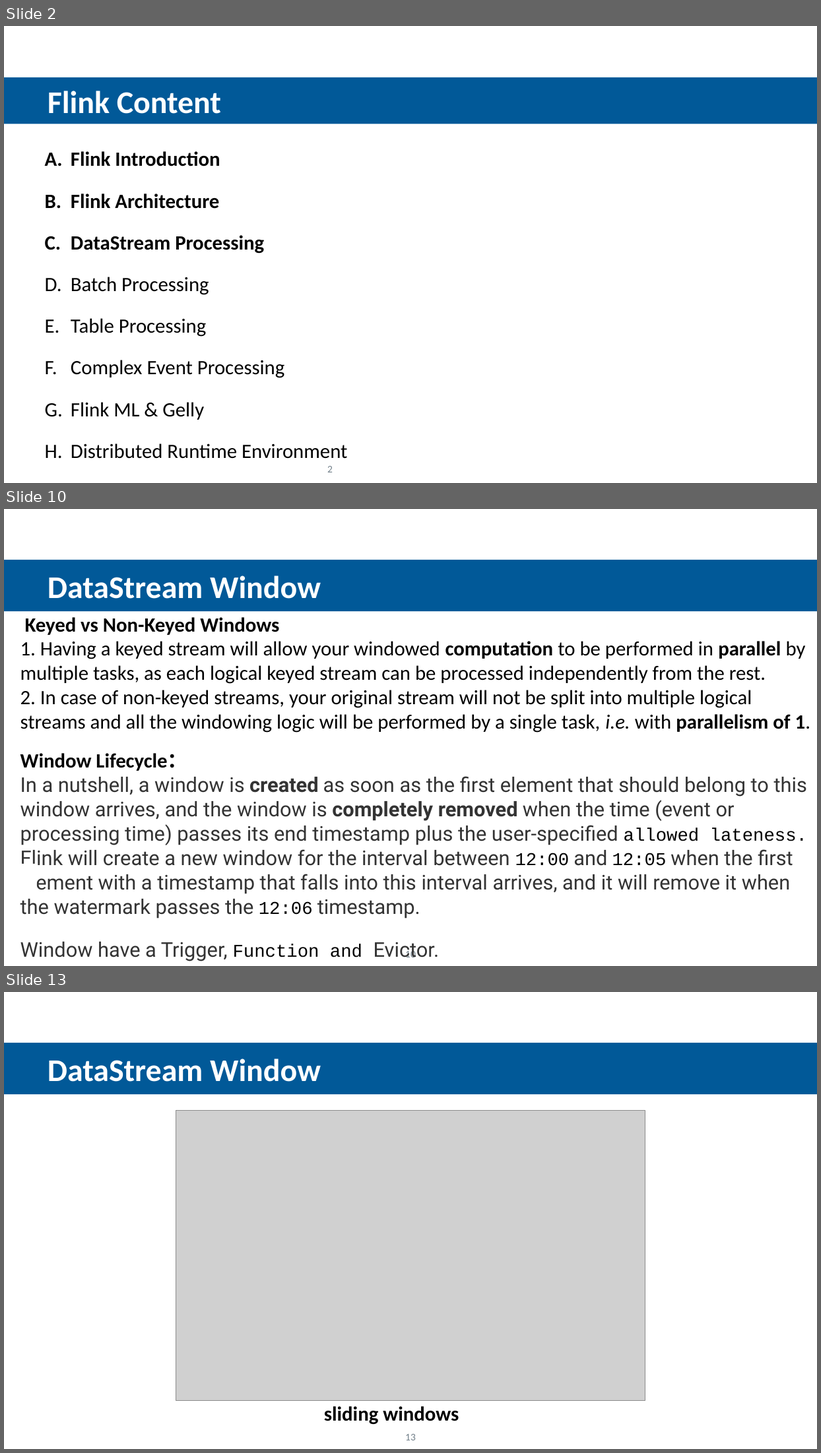
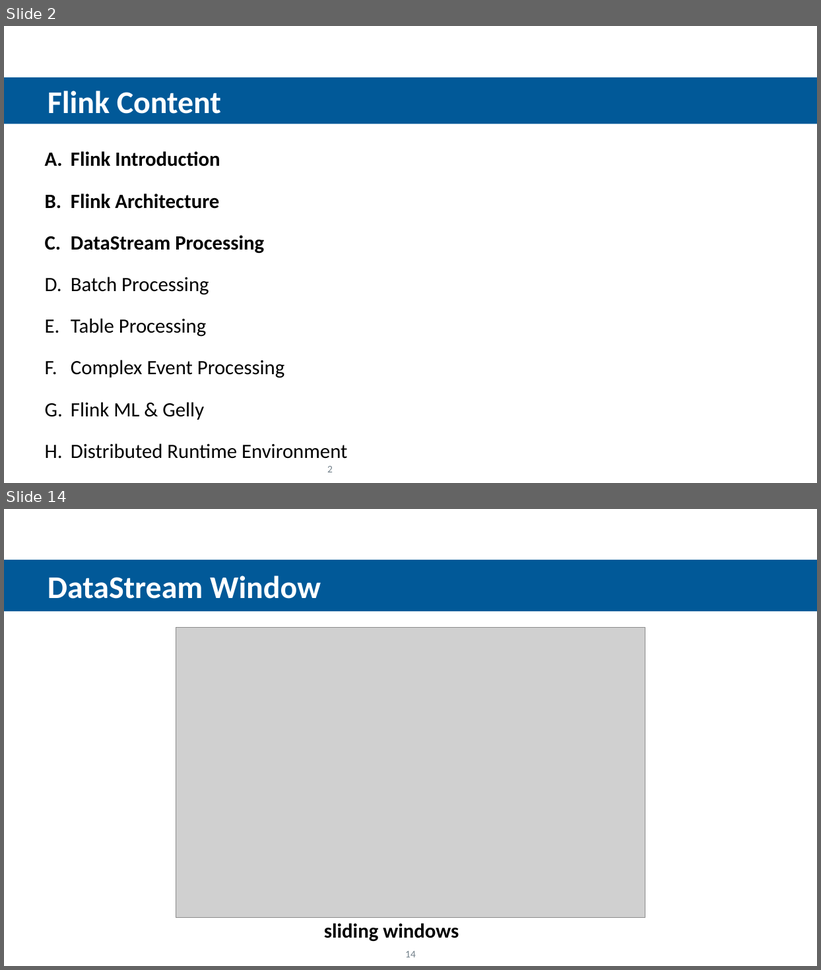
Before and after one commit to feiniaoyuyu/com-my-flink-java, a slide deck: flink introduction.pptx. Shown one above the other, each under a label of ours: slides 2, 10 and 13 before the commit, slides 2 and 14 after it; the slides between them are not shown. The pictures are 821x1453 and 821x970 pixels, drawn with LibreOffice and Linux fonts; fonts in the diff are those of the drawing; grey boxes stand for pictures; background and template pictures are left out. Boxes give left, top, right and bottom in pixels: in the first picture for what was removed or moved away, otherwise in the second. Text is boxed around its words. In the diff, an @@ line names an element or a change of style, - is before the commit and + after.

```diff
--- a/flink introduction.pptx
+++ b/flink introduction.pptx
@@ slide 10 removed at <box>4,509,817,966</box>, background #FFFFFF @@
@@ rectangle removed at <box>4,559,817,611</box> @@
-  DataStream Window
@@ text removed at <box>20,617,811,733</box> @@
-Keyed vs Non-Keyed Windows
-1. Having a keyed stream will allow your windowed computation to be performed in parallel by multiple tasks, as each logical keyed stream can be processed independently from the rest.
-2. In case of non-keyed streams, your original stream will not be split into multiple logical streams and all the windowing logic will be performed by a single task, i.e. with parallelism of 1.
@@ text removed at <box>20,753,807,962</box> @@
-Window Lifecycle：
-In a nutshell, a window is created as soon as the first element that should belong to this window arrives, and the window is completely removed when the time (event or processing time) passes its end timestamp plus the user-specified allowed lateness.
-Flink will create a new window for the interval between 12:00 and 12:05 when the first element with a timestamp that falls into this interval arrives, and it will remove it when the watermark passes the 12:06 timestamp.
-Window have a Trigger, Function and Evictor.
@@ rectangle removed at <box>20,864,36,897</box> @@
@@ page number removed at <box>405,949,416,958</box> @@
-10
@@ what was slide 13 is now slide 14 @@
@@ page number at <box>405,951,416,958</box>: text changed @@
-13
+14
```
Also in this commit, not shown: 17 slides changed, 10 slides added, 2 other slides removed, 37 other files.
